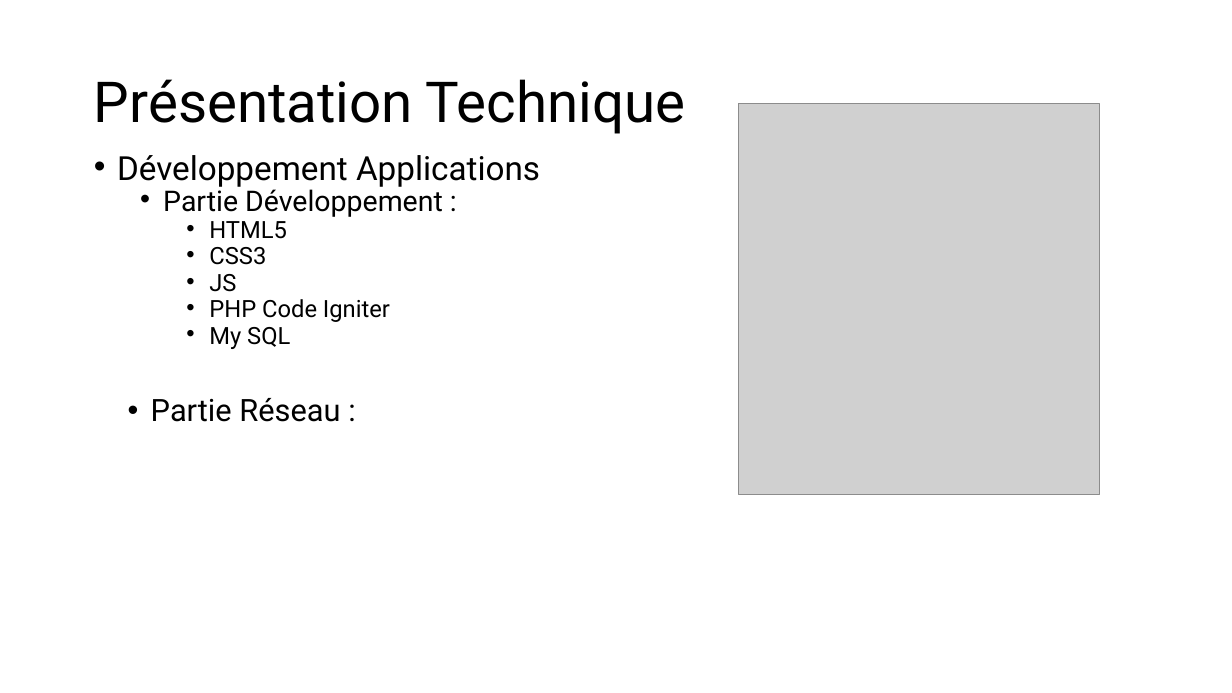
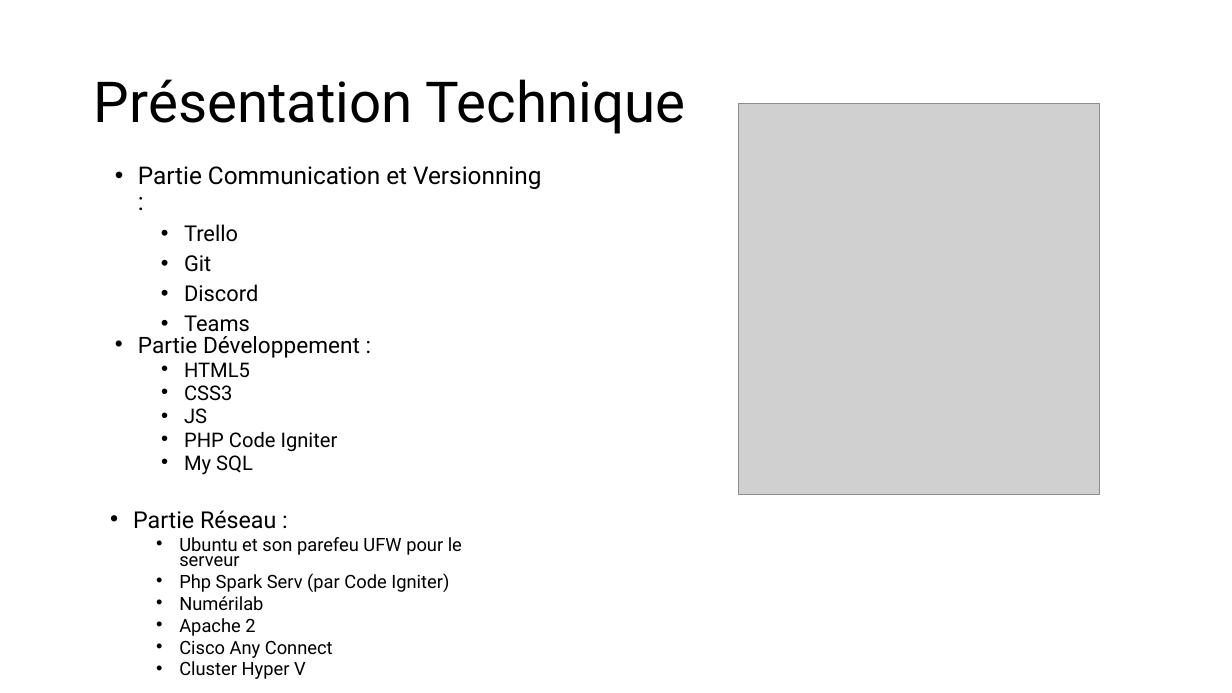
Before and after one commit to selim-ayad/Donjons-et-Diagnostiquons, a slide deck: slide 3 of Présentation Donjons et Diagnostiquons.pptx. Drawn at 1232x693 pixels with LibreOffice and Linux fonts; fonts in the diff are those of the drawing; grey boxes stand for pictures. Boxes give left, top, right and bottom in pixels: in the first picture for what was removed or moved away, otherwise in the second. Text is boxed around its words. In the diff, an @@ line names an element or a change of style, - is before the commit and + after.

```diff
--- a/Présentation Donjons et Diagnostiquons.pptx
+++ b/Présentation Donjons et Diagnostiquons.pptx
@@ text at [117,155,540,187]: paragraph removed @@
-• Développement Applications
@@ text added at [138,166,541,337], 19 pt, text #000000 @@
+  • Partie Communication et Versionning :
+    • Trello
+    • Git
+    • Discord
+    • Teams
@@ text "Partie Développement :": place and size @@
-text "Partie Développement :" at [117,155,540,349]
+text "Partie Développement :" at [138,336,360,475]
@@ text "Partie Développement :" at [138,336,360,475]: size 22.2 to 17.6 pt in "Partie Développement :"; size 18.5 to 15.7 pt in "HTML5", "CSS3", "JS", "PHP Code Igniter" and 1 more places @@
@@ text removed at [151,398,340,422] @@
-  • Partie Réseau :
@@ text added at [133,510,462,679], 14.3 pt, text #000000 @@
+  • Partie Réseau :
+    • Ubuntu et son parefeu UFW pour le serveur
+    • Php Spark Serv (par Code Igniter)
+    • Numérilab
+    • Apache 2
+    • Cisco Any Connect
+    • Cluster Hyper V
```
Also in this commit, not shown: 3 other slides changed.
